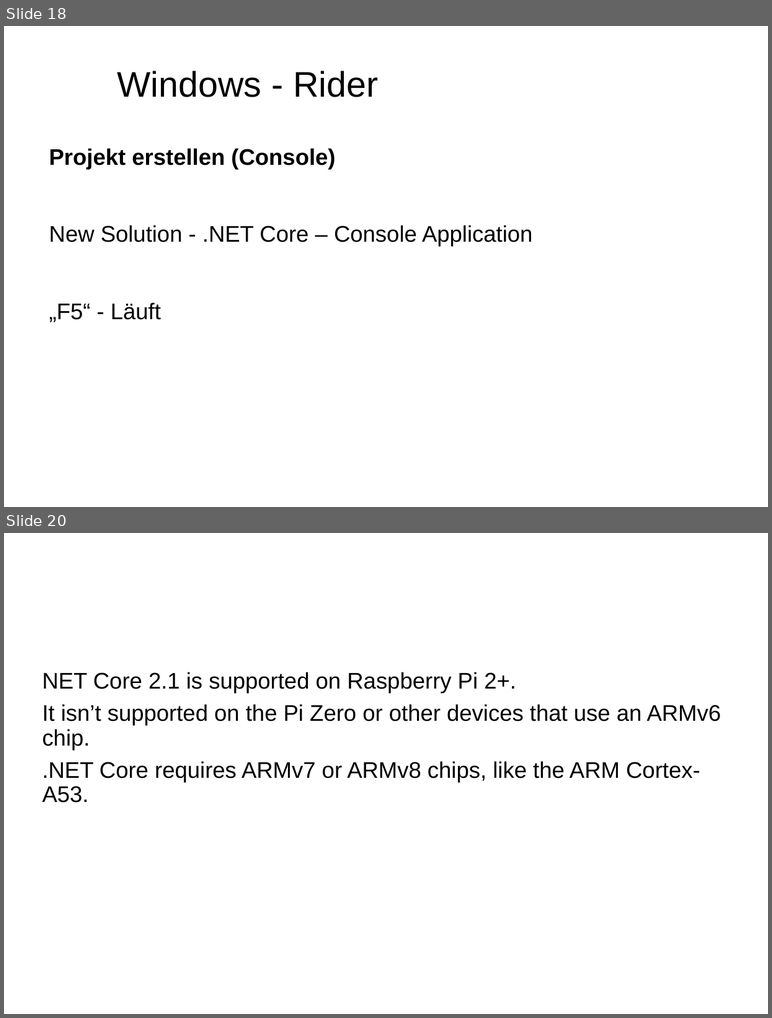
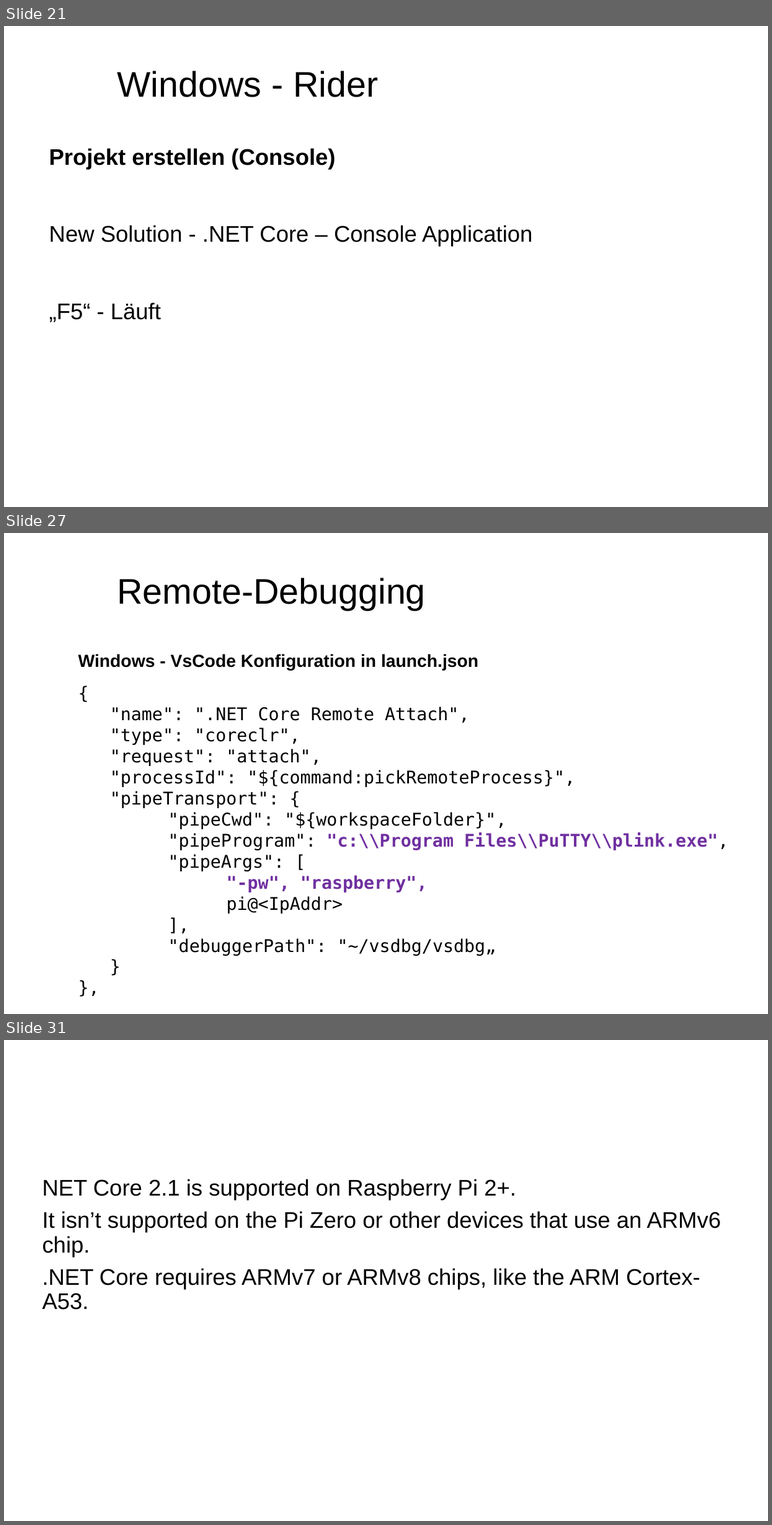
Before and after one commit to FrankPfattheicher/RaspiDotnet, a slide deck: Slides/RaspiDotnet.pptx. Shown one above the other, each under a label of ours: slides 18 and 20 before the commit, slides 21, 27 and 31 after it; the slides between them are not shown. The pictures are 772x1018 and 772x1525 pixels, drawn with LibreOffice and Linux fonts; fonts in the diff are those of the drawing; background and template pictures are left out. Boxes give left, top, right and bottom in pixels: in the first picture for what was removed or moved away, otherwise in the second. Text is boxed around its words. In the diff, an @@ line names an element or a change of style, - is before the commit and + after.

Commit message:
Remote debugging

```diff
--- a/Slides/RaspiDotnet.pptx
+++ b/Slides/RaspiDotnet.pptx
@@ slide 27 added at <box>4,533,768,1014</box>, background picture (left out) @@
@@ text added at <box>117,578,426,610</box>, 44 pt, text #000000 @@
+Remote-Debugging
@@ text added at <box>78,654,728,956</box>, 21.7 pt, text #000000 @@
+  Windows - VsCode Konfiguration in launch.json
+  {
+  "name": ".NET Core Remote Attach",
+  "type": "coreclr",
+  "request": "attach",
+  "processId": "${command:pickRemoteProcess}",
+  "pipeTransport": {
+  "pipeCwd": "${workspaceFolder}",
+  "pipeProgram": "c:\\Program Files\\PuTTY\\plink.exe",
+  "pipeArgs": [
+  "-pw", "raspberry",
+  pi@<IpAddr>
+  ],
+  "debuggerPath": "~/vsdbg/vsdbg„
+  }
+  },
@@ what was slide 18 is now slide 21 @@
@@ what was slide 20 is now slide 31 @@
```
Also in this commit, not shown: 2 slides changed, 9 other slides added, 6 other files.
